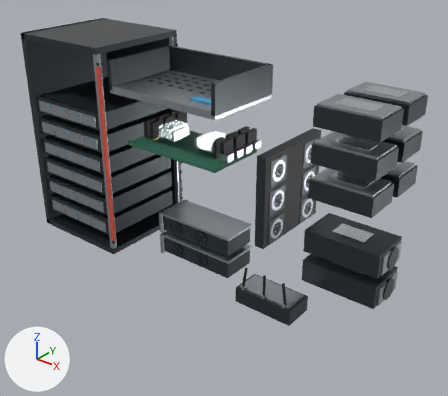
The glTF model public/models/cocometric-shape-revision.glb: old version first, new version second.
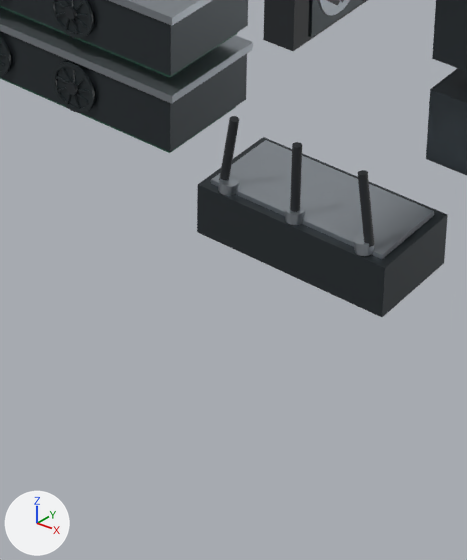
Old and new are each drawn whole from a 50 mm camera at (7.52, -8.59, 4.7) aimed at (0.55, 0.13, -0.7) and again close up on the part from 40% to 70% of the width and 59% to 100% of the height. The axes (+X, +Y, +Z) are drawn at lower left. The lights are the same throughout. The last two pictures show the newer version. Where no turn or scale is listed for an object, it has been applied to the vertices.

Names of what the first close-up shows: 'Fan_Wall', 'GPU_0_Backplate', 'GPU_0_Body', 'GPU_0_Fan_1', 'GPU_1_Backplate', 'GPU_1_Body', 'GPU_1_Fan_1', 'NIC_Antenna_0', 'NIC_Antenna_1', 'NIC_Antenna_2', 'NIC_Antenna_Base_0', 'NIC_Antenna_Base_1', 'NIC_Antenna_Base_2', 'NIC_Router_Body', 'NIC_Router_Top', 'PSU_0', 'PSU_1' and 8 more.
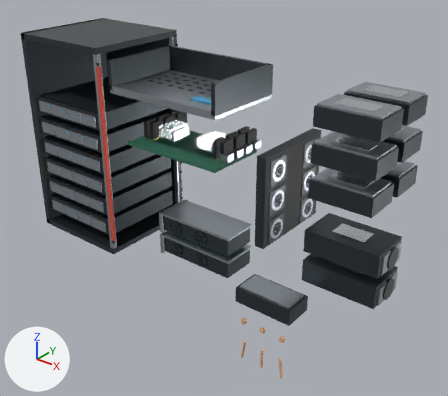
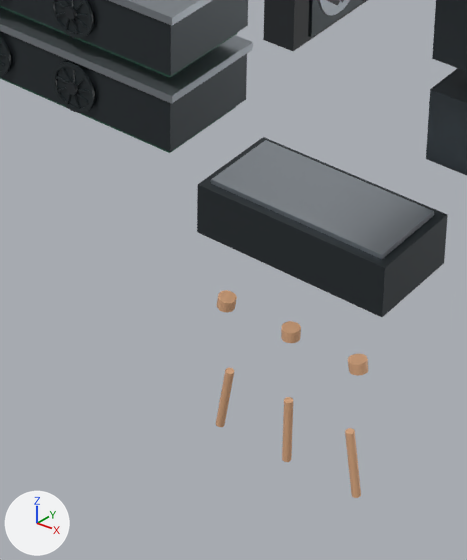
What changed in the scene script:
```text
Change me_nic_antenna_base_0:
    remove me_nic_antenna_base_0.from_pydata(...)  # 42 vertices, 80 faces; spans x 1.9257..2.0343, y -1.125..-1.025, z -1.6346..-1.5554
    remove me_nic_antenna_base_0.materials.append(mat_brushed_aluminum)  # grey #adb4bc
    add me_nic_antenna_base_0.from_pydata(...)  # 42 vertices, 80 faces; spans x 1.9257..2.0343, y -1.125..-1.025, z -2.3746..-2.2954
    me_nic_antenna_base_0 part 1: the whole mesh is moved by (0.0, 0.0, -0.74)
    add me_nic_antenna_base_0.materials.append(mat_cocometric_antenna_orange)  # beige #f5be93
Change me_nic_antenna_0:
    remove me_nic_antenna_0.from_pydata(...)  # 42 vertices, 80 faces; spans x 1.925..2.035, y -1.1..-1.05, z -1.581..-1.179
    remove me_nic_antenna_0.materials.append(mat_black_polymer)  # black #262a2e
    add me_nic_antenna_0.from_pydata(...)  # 42 vertices, 80 faces; spans x 1.925..2.035, y -1.1..-1.05, z -3.181..-2.779
    me_nic_antenna_0 part 2: the whole mesh is moved by (0.0, 0.0, -1.6)
    add me_nic_antenna_0.materials.append(mat_cocometric_antenna_orange)  # beige #f5be93
Change me_nic_antenna_base_1:
    remove me_nic_antenna_base_1.from_pydata(...)  # 42 vertices, 80 faces; spans x 2.35..2.45, y -1.125..-1.025, z -1.6275..-1.5625
    remove me_nic_antenna_base_1.materials.append(mat_brushed_aluminum)  # grey #adb4bc
    add me_nic_antenna_base_1.from_pydata(...)  # 42 vertices, 80 faces; spans x 2.35..2.45, y -1.125..-1.025, z -2.3675..-2.3025
    me_nic_antenna_base_1 part 3: the whole mesh is moved by (0.0, 0.0, -0.74)
    add me_nic_antenna_base_1.materials.append(mat_cocometric_antenna_orange)  # beige #f5be93
Change me_nic_antenna_1:
    remove me_nic_antenna_1.from_pydata(...)  # 42 vertices, 80 faces; spans x 2.375..2.425, y -1.1..-1.05, z -1.58..-1.18
    remove me_nic_antenna_1.materials.append(mat_black_polymer)  # black #262a2e
    add me_nic_antenna_1.from_pydata(...)  # 42 vertices, 80 faces; spans x 2.375..2.425, y -1.1..-1.05, z -3.18..-2.78
    me_nic_antenna_1 part 4: the whole mesh is moved by (0.0, 0.0, -1.6)
    add me_nic_antenna_1.materials.append(mat_cocometric_antenna_orange)  # beige #f5be93
Change me_nic_antenna_base_2:
    remove me_nic_antenna_base_2.from_pydata(...)  # 42 vertices, 80 faces; spans x 2.7657..2.8743, y -1.125..-1.025, z -1.6346..-1.5554
    remove me_nic_antenna_base_2.materials.append(mat_brushed_aluminum)  # grey #adb4bc
    add me_nic_antenna_base_2.from_pydata(...)  # 42 vertices, 80 faces; spans x 2.7657..2.8743, y -1.125..-1.025, z -2.3746..-2.2954
    me_nic_antenna_base_2 part 5: the whole mesh is moved by (0.0, 0.0, -0.74)
    add me_nic_antenna_base_2.materials.append(mat_cocometric_antenna_orange)  # beige #f5be93
Change me_nic_antenna_2:
    remove me_nic_antenna_2.from_pydata(...)  # 42 vertices, 80 faces; spans x 2.765..2.875, y -1.1..-1.05, z -1.581..-1.179
    remove me_nic_antenna_2.materials.append(mat_black_polymer)  # black #262a2e
    add me_nic_antenna_2.from_pydata(...)  # 42 vertices, 80 faces; spans x 2.765..2.875, y -1.1..-1.05, z -3.181..-2.779
    me_nic_antenna_2 part 6: the whole mesh is moved by (0.0, 0.0, -1.6)
    add me_nic_antenna_2.materials.append(mat_cocometric_antenna_orange)  # beige #f5be93
```

Location of each change, [x1, y1, x2, y2] in pixels of the close-ups (467 x 560 px):
'NIC_Antenna_2', recoloured, moved: before [358, 170, 374, 247]; after [345, 428, 361, 498]
'NIC_Antenna_1', recoloured, moved: before [290, 142, 302, 212]; after [282, 397, 293, 462]
'NIC_Antenna_0', recoloured, moved: before [219, 116, 239, 181]; after [216, 368, 234, 427]
'NIC_Antenna_Base_1', recoloured, moved: before [285, 204, 305, 225]; after [281, 321, 301, 343]
'NIC_Antenna_Base_0', recoloured, moved: before [218, 174, 239, 196]; after [217, 290, 237, 312]
'NIC_Antenna_Base_2', recoloured, moved: before [354, 234, 375, 256]; after [348, 354, 368, 376]
